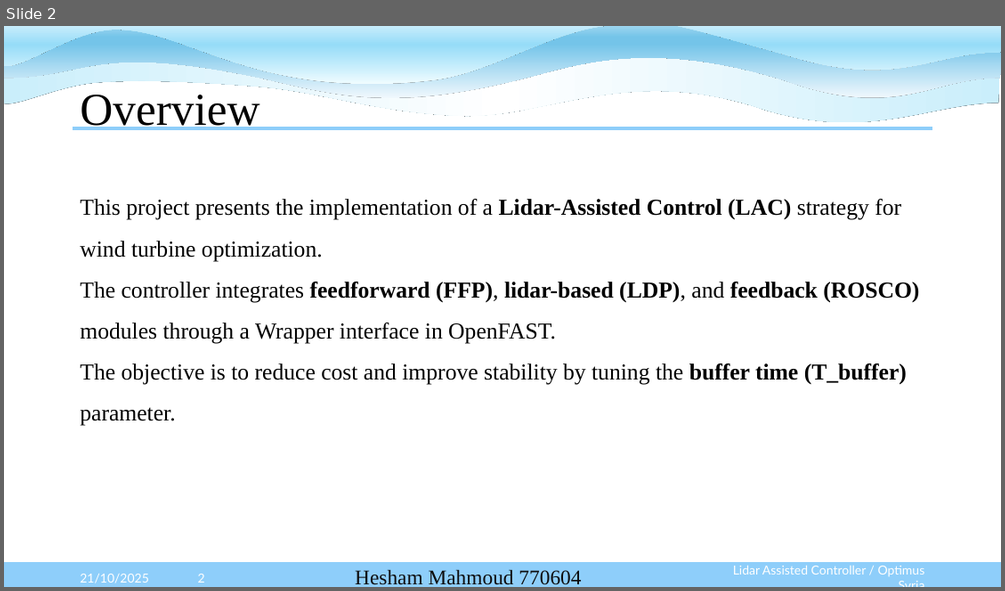
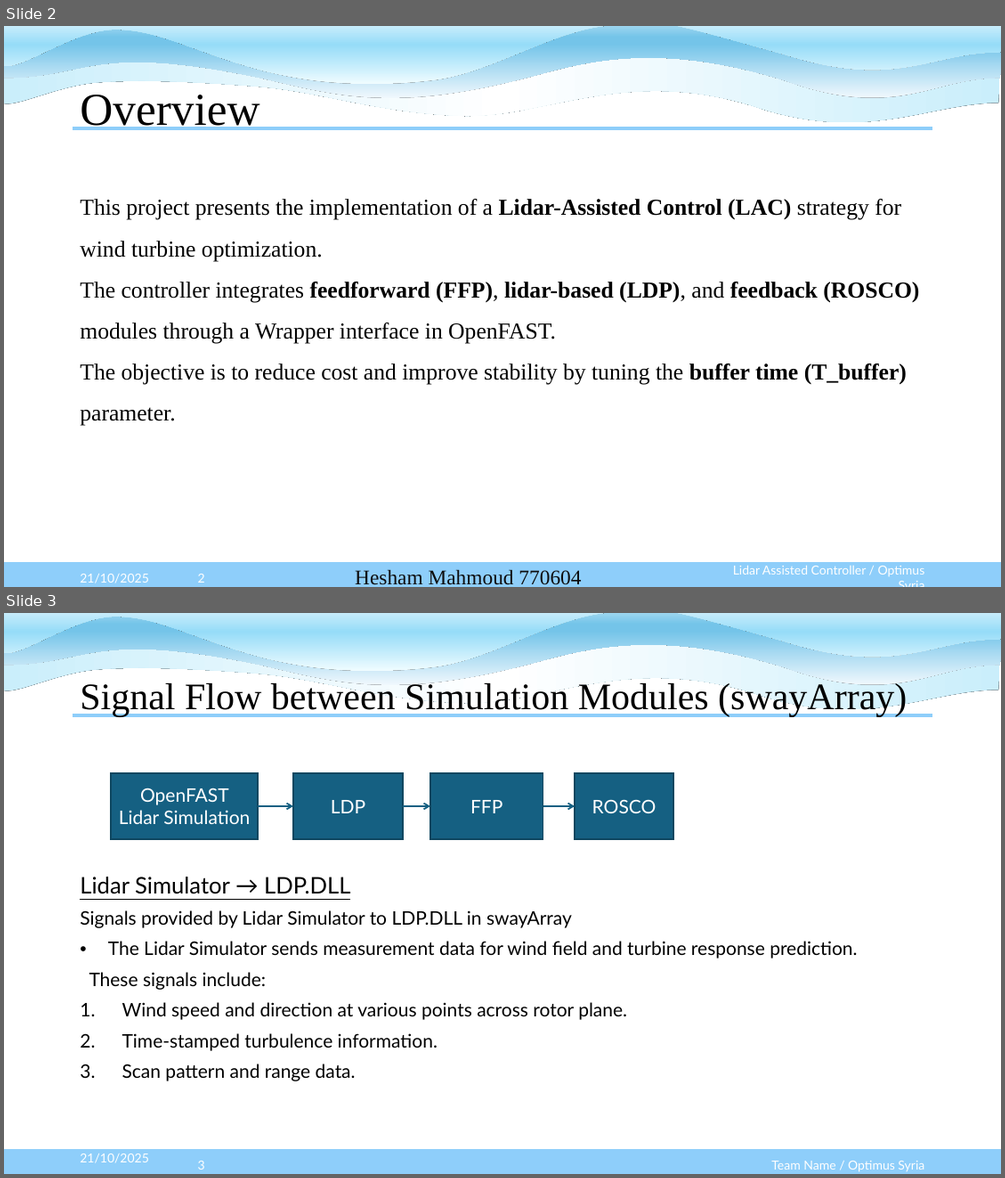
Before and after one commit to Karim-bakhtyar/Optimus-Syria-WEC, a slide deck: 3_Presentations/week 4/Week4 Lidar assisted control.pptx. Shown one above the other, each under a label of ours: slide 2 before the commit, slides 2 and 3 after it. The pictures are 1005x591 and 1005x1178 pixels, drawn with LibreOffice and Linux fonts; fonts in the diff are those of the drawing. Boxes give left, top, right and bottom in pixels: in the first picture for what was removed or moved away, otherwise in the second. Text is boxed around its words. In the diff, an @@ line names an element or a change of style, - is before the commit and + after.

```diff
--- a/3_Presentations/week 4/Week4 Lidar assisted control.pptx
+++ b/3_Presentations/week 4/Week4 Lidar assisted control.pptx
@@ slide 3 added at <box>4,613,1001,1174</box>, background #FFFFFF; not listed: 8 template elements that a slide beside it also shows @@
@@ title added at <box>80,680,906,716</box>, 36 pt, text #000000 @@
+Signal Flow between Simulation Modules (swayArray)
@@ rectangle added at <box>111,773,258,840</box>, fill #156082, outline #104760 1.5 pt, 18 pt, text #FFFFFF @@
+OpenFAST Lidar Simulation
@@ rectangle added at <box>293,773,403,840</box>, fill #156082, outline #104760 1.5 pt, 18 pt, text #FFFFFF @@
+LDP
@@ rectangle added at <box>430,773,543,840</box>, fill #156082, outline #104760 1.5 pt, 18 pt, text #FFFFFF @@
+FFP
@@ rectangle added at <box>574,773,673,840</box>, fill #156082, outline #104760 1.5 pt, 18 pt, text #FFFFFF @@
+ROSCO
@@ arrow added from (258, 806) to (293, 806), #156082 1.5 pt @@
@@ arrow added from (403, 806) to (430, 806), #156082 1.5 pt @@
@@ arrow added from (543, 806) to (574, 806), #156082 1.5 pt @@
@@ text added at <box>80,876,857,1081</box>, 18 pt, text #000000 @@
+Lidar Simulator → LDP.DLL
+Signals provided by Lidar Simulator to LDP.DLL in swayArray
+• The Lidar Simulator sends measurement data for wind field and turbine response prediction.
+These signals include:
+1. Wind speed and direction at various points across rotor plane.
+2. Time-stamped turbulence information.
+3. Scan pattern and range data.
@@ text added at <box>80,1153,148,1163</box>, 12 pt, text #FFFFFF @@
+21/10/2025
@@ page number added at <box>198,1160,205,1169</box>, 12 pt, text #FFFFFF @@
+3
@@ text added at <box>771,1160,924,1172</box>, 12 pt, text #FFFFFF @@
+Team Name / Optimus Syria
```
Also in this commit, not shown: 2 slides changed, 4 other slides added, 7 slides removed.
